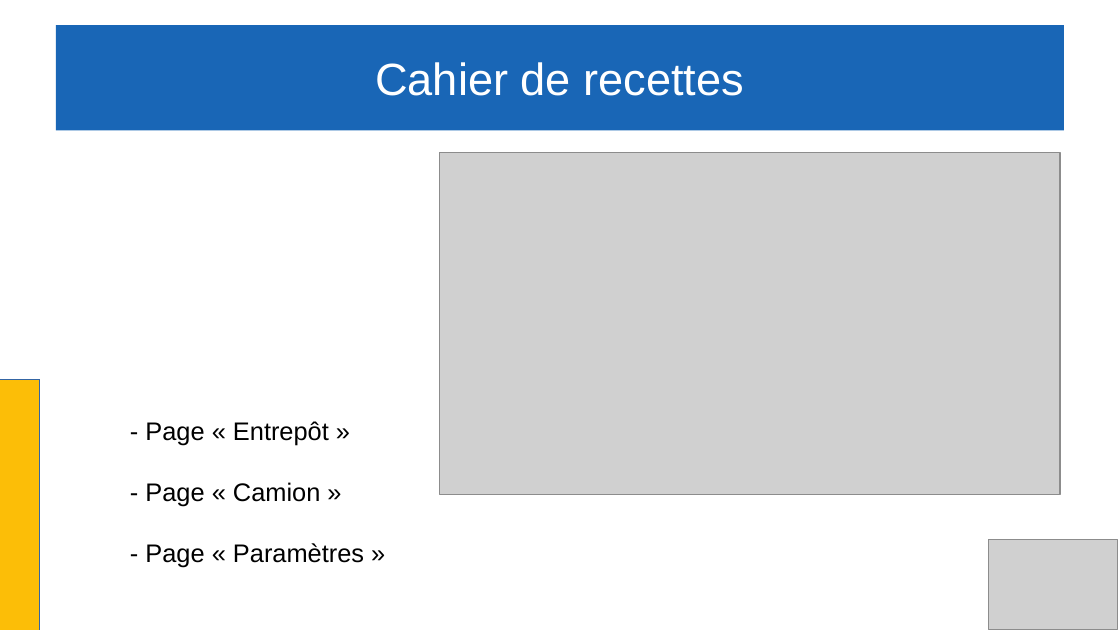
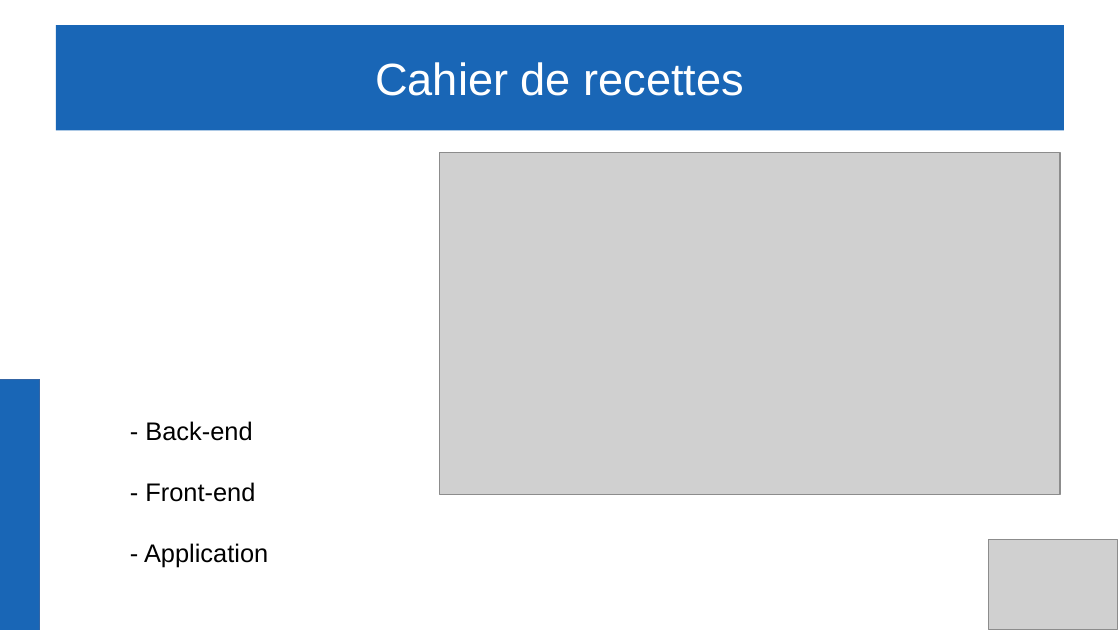
Before and after one commit to Gabin221/Tracking-BLE-documents, a slide deck: slide 20 of Revues/Revues2/Gabin/presentation_gabin.odp (slide 21 before the commit). Drawn at 1120x630 pixels with LibreOffice and Linux fonts; fonts in the diff are those of the drawing; grey boxes stand for pictures. Boxes give left, top, right and bottom in pixels: in the first picture for what was removed or moved away, otherwise in the second. Text is boxed around its words. In the diff, an @@ line names an element or a change of style, - is before the commit and + after.

```diff
--- a/Revues/Revues2/Gabin/presentation_gabin.odp
+++ b/Revues/Revues2/Gabin/presentation_gabin.odp
@@ rectangle at (0,380,40,630): fill #FCBE07 to #1966B6 @@
@@ text at (144,421,268,568): text changed @@
-- Page « Entrepôt »
-- Page « Camion »
-- Page « Paramètres »
+- Back-end
+- Front-end
+- Application
```
Also in this commit, not shown: 1 slide removed, 3 other files.
